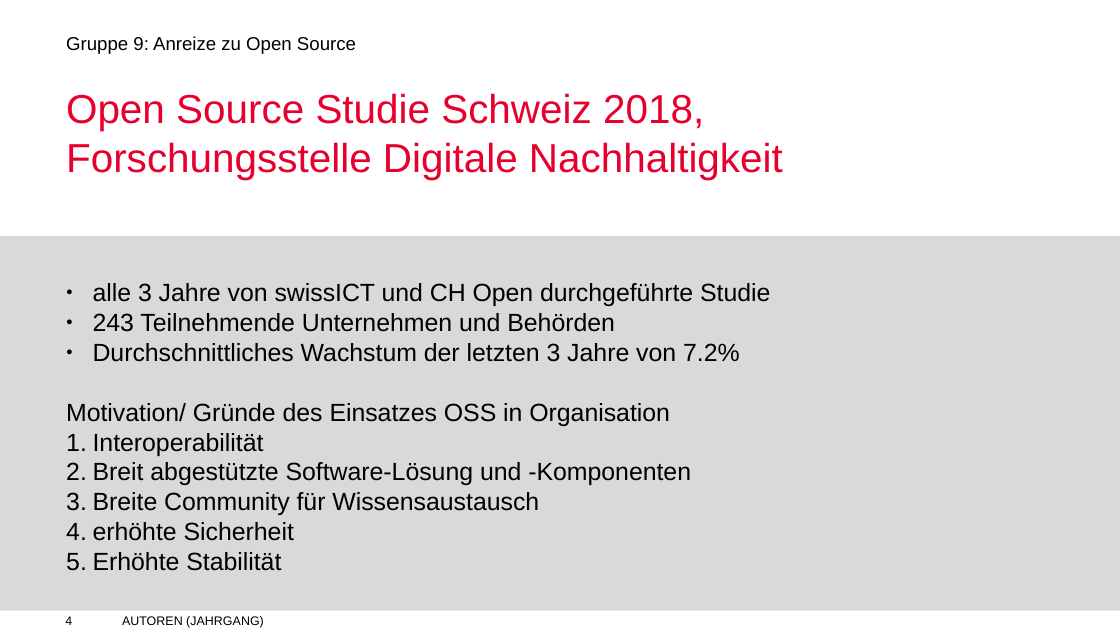
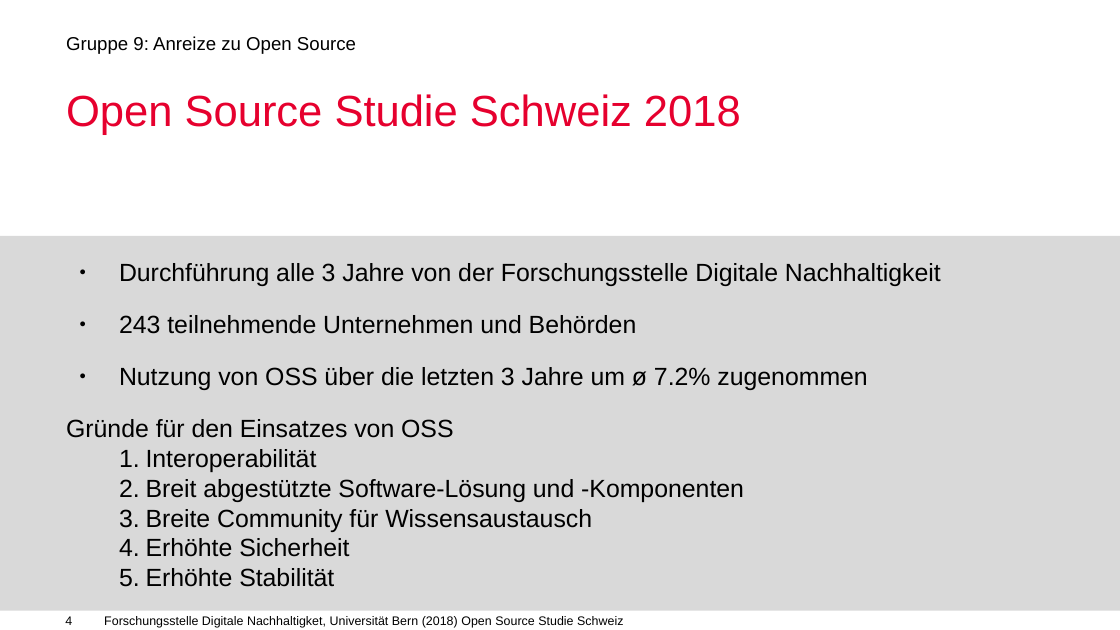
Before and after one commit to mauriziopiu/anreize_zu_open_source, a slide deck: slide 4 of OSS_Prasentation_open.odp. Drawn at 1120x630 pixels with LibreOffice and Linux fonts; fonts in the diff are those of the drawing; background and template pictures are left out. Boxes give left, top, right and bottom in pixels: in the first picture for what was removed or moved away, otherwise in the second. Text is boxed around its words. In the diff, an @@ line names an element or a change of style, - is before the commit and + after.

Commit message:
Add files via upload
- Layout changes

```diff
--- a/OSS_Prasentation_open.odp
+++ b/OSS_Prasentation_open.odp
@@ text at [66,94,741,135]: text changed; size 26 to 28 pt @@
-Open Source Studie Schweiz 2018, Forschungsstelle Digitale Nachhaltigkeit
+Open Source Studie Schweiz 2018
@@ text at [66,263,941,438]: text changed @@
-● alle 3 Jahre von swissICT und CH Open durchgeführte Studie
-● 243 Teilnehmende Unternehmen und Behörden
-● Durchschnittliches Wachstum der letzten 3 Jahre von 7.2%
-Motivation/ Gründe des Einsatzes OSS in Organisation
+● Durchführung alle 3 Jahre von der Forschungsstelle Digitale Nachhaltigkeit
+● 243 teilnehmende Unternehmen und Behörden
+● Nutzung von OSS über die letzten 3 Jahre um ø 7.2% zugenommen
+Gründe für den Einsatzes von OSS
@@ text "Durchführung alle 3 Jahre von ...": place and size @@
-text "Durchführung alle 3 Jahre von ..." at [66,283,770,571]
+text "Durchführung alle 3 Jahre von ..." at [66,263,941,587]
@@ text at [146,449,744,587]: list level 1 to 3 in "Interoperabilität"; list level 1 to 3 in "Breit abgestützte Software-Lösung und -Komponenten"; list level 1 to 3 in "Breite Community für Wissensaustausch"; list level 1 to 3 in "Erhöhte Stabilität" @@
@@ text at [146,538,349,557]: text changed @@
-4. erhöhte Sicherheit
+    4. Erhöhte Sicherheit
@@ text added at [104,616,623,628], 8 pt, text #000000 @@
+Forschungsstelle Digitale Nachhaltigket, Universität Bern (2018) Open Source Studie Schweiz
@@ text removed at [122,616,264,628] @@
-AUTOREN (JAHRGANG) TITEL
```
Also in this commit, not shown: 12 other slides changed, 1 slide added, 1 slide removed.
